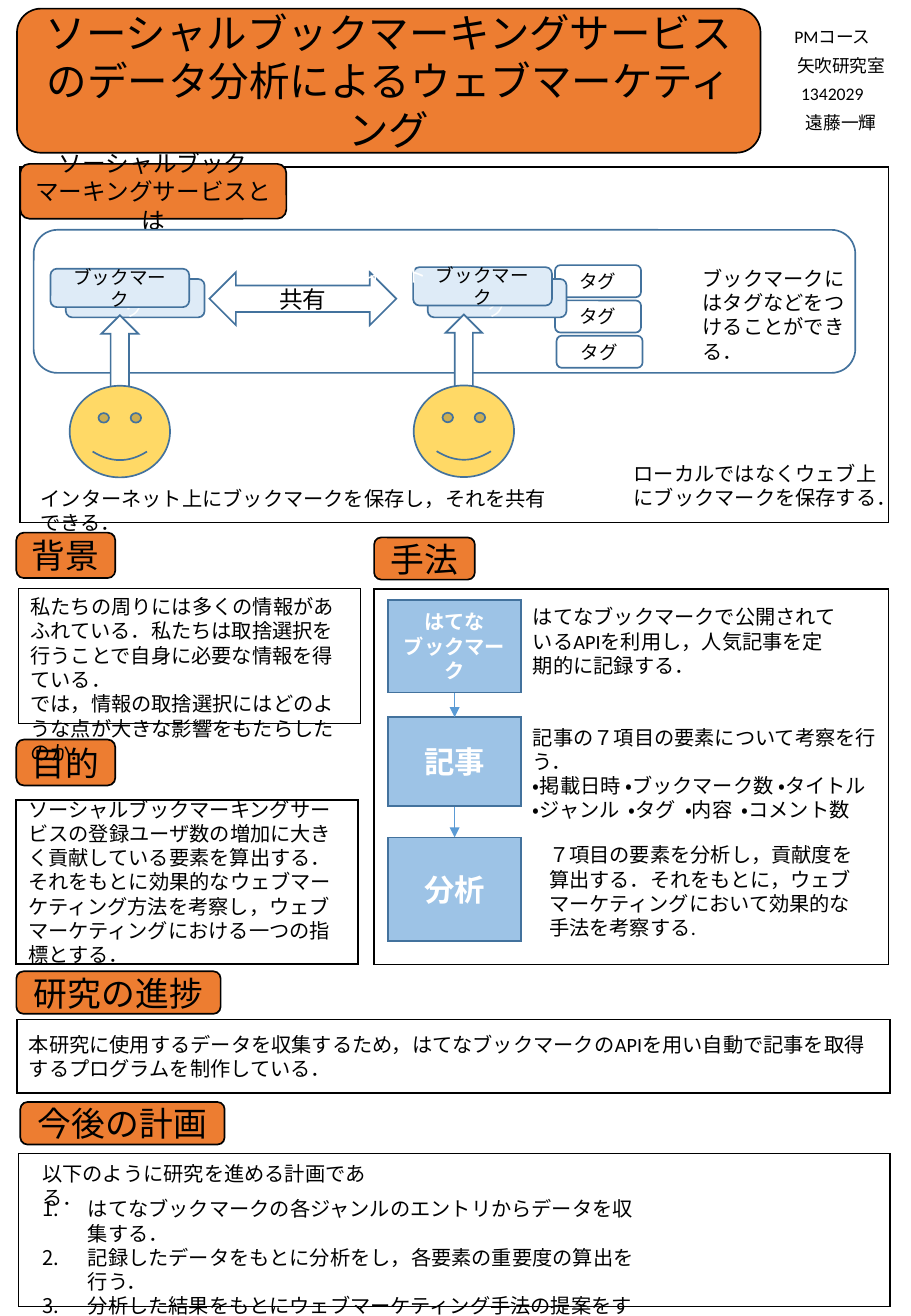
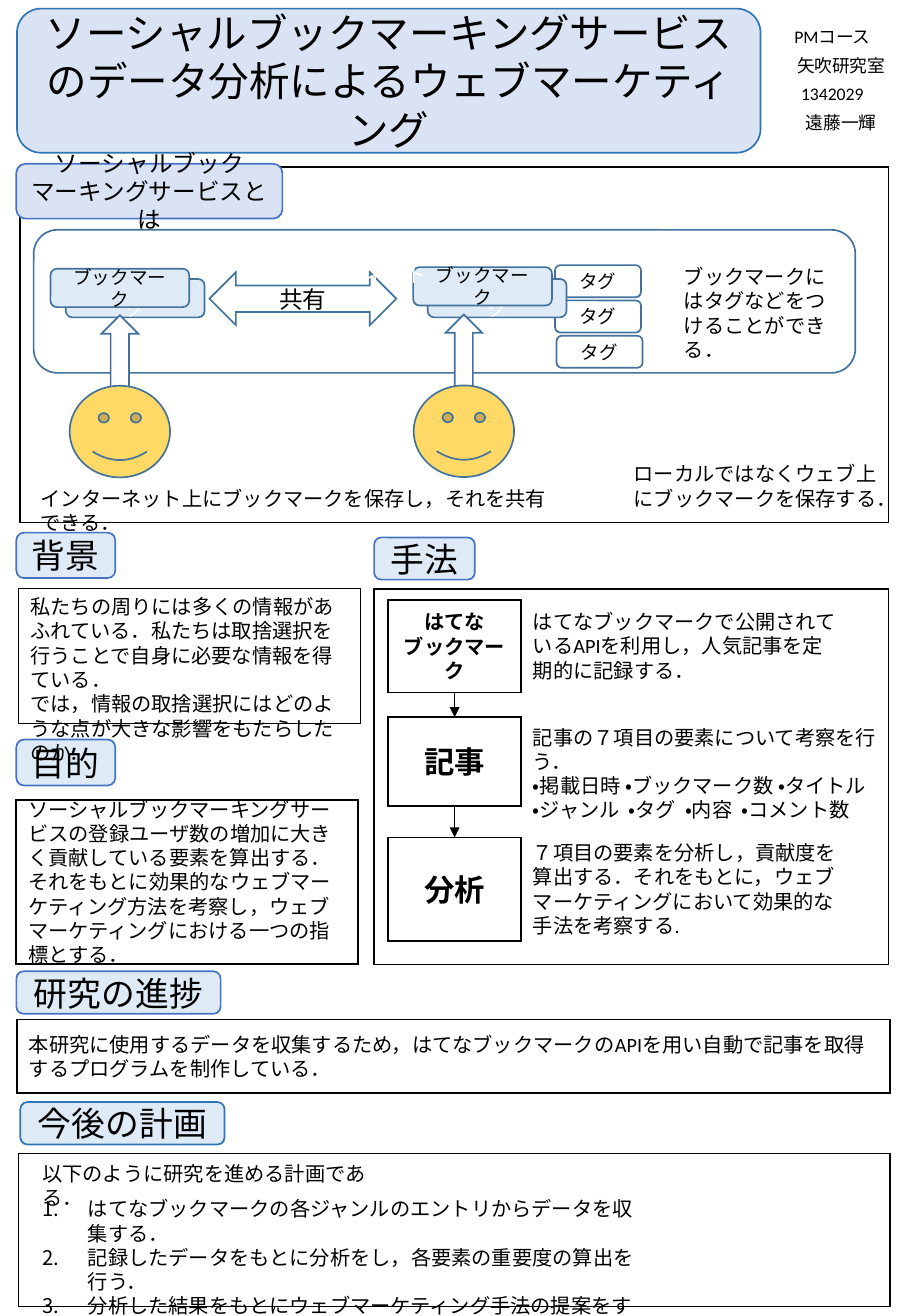
Before and after one commit to keimatsui/kadai, a slide deck: slide 1 of 卒業論文/2015/遠藤一輝/中間発表/中間審査＿ポスター＿遠藤一輝.pptx. Drawn at 911x1316 pixels with LibreOffice and Linux fonts; fonts in the diff are those of the drawing. Boxes give left, top, right and bottom in pixels: in the first picture for what was removed or moved away, otherwise in the second. Text is boxed around its words. In the diff, an @@ line names an element or a change of style, - is before the commit and + after.

Commit message:
訂正しました．

```diff
--- a/卒業論文/2015/遠藤一輝/中間発表/中間審査＿ポスター＿遠藤一輝.pptx
+++ b/卒業論文/2015/遠藤一輝/中間発表/中間審査＿ポスター＿遠藤一輝.pptx
@@ rounded rectangle "ソーシャルブックマーキングサービスのデータ分析によるウェブマーケティング" at bbox=[17, 9, 760, 153]: fill #ED7D31 to #DAE3F3; outline #000000 1 pt to #2E75B6 1 pt @@
@@ rounded rectangle "ソーシャルブック": place and size @@
-rounded rectangle "ソーシャルブック" at bbox=[21, 164, 287, 219]
+rounded rectangle "ソーシャルブック" at bbox=[16, 164, 282, 219]
@@ rounded rectangle "ソーシャルブック" at bbox=[16, 164, 282, 219]: fill #ED7D31 to #DAE3F3; outline #000000 1 pt to #4472C4 1 pt @@
@@ text "ブックマークにはタグなどをつけることができる．": place and size @@
-text "ブックマークにはタグなどをつけることができる．" at bbox=[703, 268, 845, 360]
+text "ブックマークにはタグなどをつけることができる．" at bbox=[684, 266, 826, 358]
@@ text colour #FFFFFF to #000000; fill #9DC3E6 to #FFFFFF; outline #43739E 1 pt to #000000 1 pt in 3 elements at bbox=[389, 717, 521, 805], bbox=[389, 837, 521, 940], bbox=[389, 600, 521, 692] @@
@@ text "はてなブックマークで公開されているAPIを利用し，人気記事を定期的に記録する．": place and size @@
-text "はてなブックマークで公開されているAPIを利用し，人気記事を定期的に記録する．" at bbox=[533, 606, 836, 675]
+text "はてなブックマークで公開されているAPIを利用し，人気記事を定期的に記録する．" at bbox=[533, 611, 836, 680]
@@ arrow (454, 692) - (454, 717): stroke #5B9BD5 0.5 pt to #000000 0.5 pt @@
@@ arrow (454, 807) - (454, 837): stroke #5B9BD5 0.5 pt to #000000 0.5 pt @@
@@ text "７項目の要素を分析し，貢献度を算出する．それをもとに，ウェブマーケティングにおいて効果的な手法を考察する.": place and size @@
-text "７項目の要素を分析し，貢献度を算出する．それをもとに，ウェブマーケティングにおいて効果的な手法を考察する." at bbox=[549, 845, 852, 937]
+text "７項目の要素を分析し，貢献度を算出する．それをもとに，ウェブマーケティングにおいて効果的な手法を考察する." at bbox=[533, 843, 836, 935]
@@ fill #ED7D31 to #DEEBF7; outline #000000 1 pt to #4472C4 1 pt in 4 elements at bbox=[16, 533, 114, 578], bbox=[374, 537, 475, 579], bbox=[16, 740, 114, 786], bbox=[16, 972, 220, 1014] @@
@@ rounded rectangle "今後の計画" at bbox=[21, 1102, 225, 1144]: fill #ED7D31 to #DEEBF7; outline #000000 1 pt to #2E75B6 1 pt @@
```
